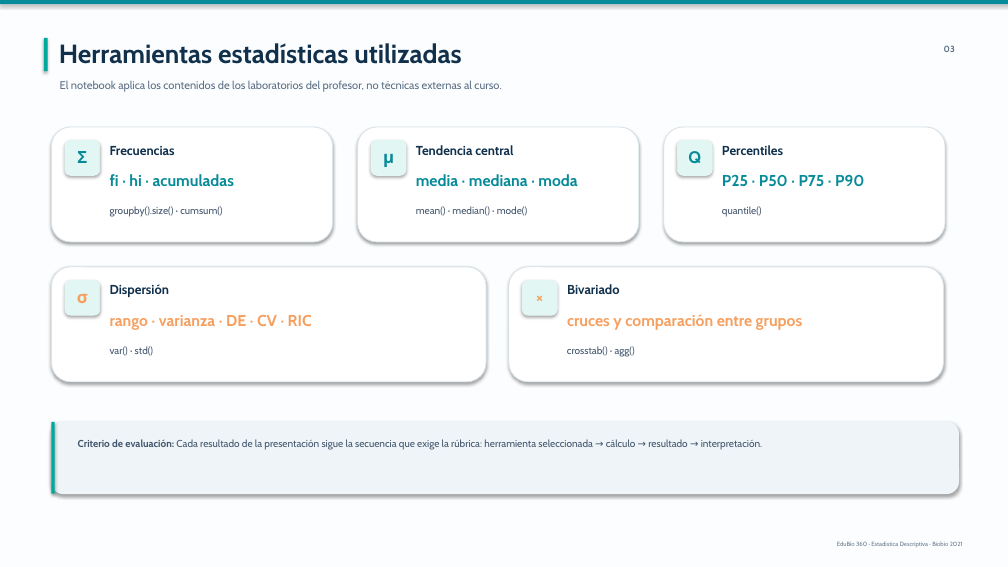
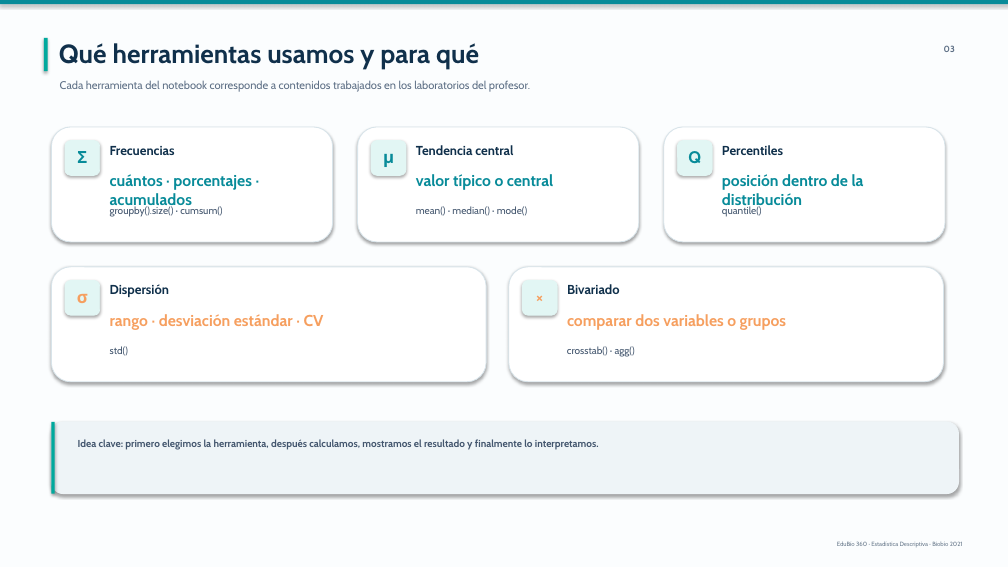
Before and after one commit to Nicricht/Estadistica.descriptiva, a slide deck: slide 3 of presentacion/Del_Acero_al_Algoritmo_Estilo_Profesor.pptx. Drawn at 1008x567 pixels with LibreOffice and Linux fonts; fonts in the diff are those of the drawing. Boxes give left, top, right and bottom in pixels: in the first picture for what was removed or moved away, otherwise in the second. Text is boxed around its words. In the diff, an @@ line names an element or a change of style, - is before the commit and + after.

```diff
--- a/presentacion/Del_Acero_al_Algoritmo_Estilo_Profesor.pptx
+++ b/presentacion/Del_Acero_al_Algoritmo_Estilo_Profesor.pptx
@@ text at <box>59,43,479,69</box>: text changed @@
-Herramientas estadísticas utilizadas
+Qué herramientas usamos y para qué
@@ text at <box>60,80,530,92</box>: text changed @@
-El notebook aplica los contenidos de los laboratorios del profesor, no técnicas externas al curso.
+Cada herramienta del notebook corresponde a contenidos trabajados en los laboratorios del profesor.
@@ text at <box>110,174,252,209</box>: text changed @@
-fi · hi · acumuladas
+cuántos · porcentajes · acumulados
@@ text at <box>416,174,553,190</box>: text changed @@
-media · mediana · moda
+valor típico o central
@@ text at <box>722,174,864,209</box>: text changed @@
-P25 · P50 · P75 · P90
+posición dentro de la distribución
@@ text at <box>110,314,324,330</box>: text changed @@
-rango · varianza · DE · CV · RIC
+rango · desviación estándar · CV
@@ text at <box>567,314,786,330</box>: text changed @@
-cruces y comparación entre grupos
+comparar dos variables o grupos
@@ text at <box>110,346,128,356</box>: text changed @@
-var() · std()
+std()
@@ text at <box>78,439,599,450</box>: text changed; bold on @@
-Criterio de evaluación: Cada resultado de la presentación sigue la secuencia que exige la rúbrica: herramienta seleccionada → cálculo → resultado → interpretación.
+Idea clave: primero elegimos la herramienta, después calculamos, mostramos el resultado y finalmente lo interpretamos.
```
Also in this commit, not shown: 15 other slides changed.
